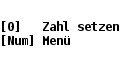
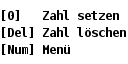
Comparing the layer stacks of the two w=128, h=64 images. Changes:
painted on "[0] Zahl setzen ..." over [2, 10, 126, 55]
